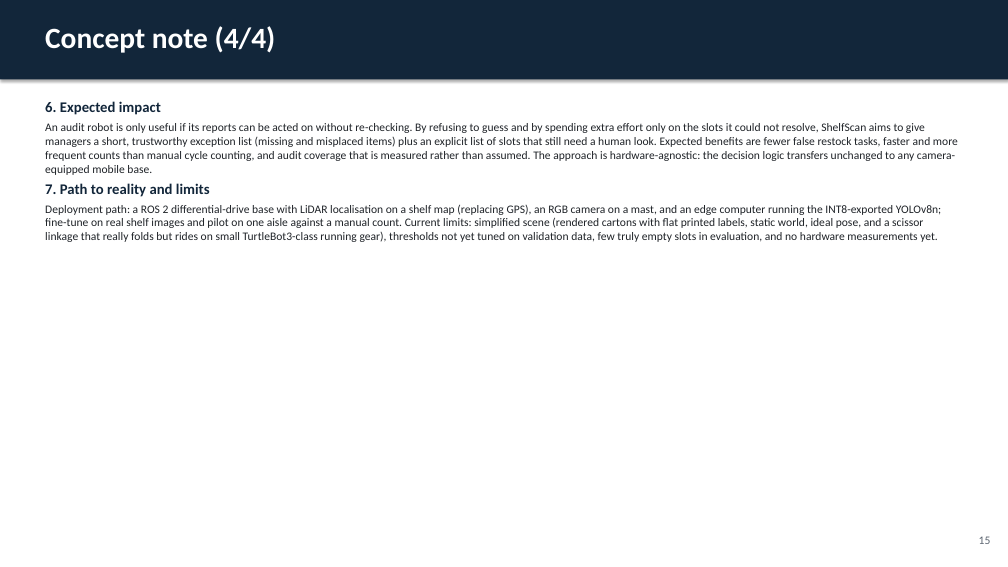
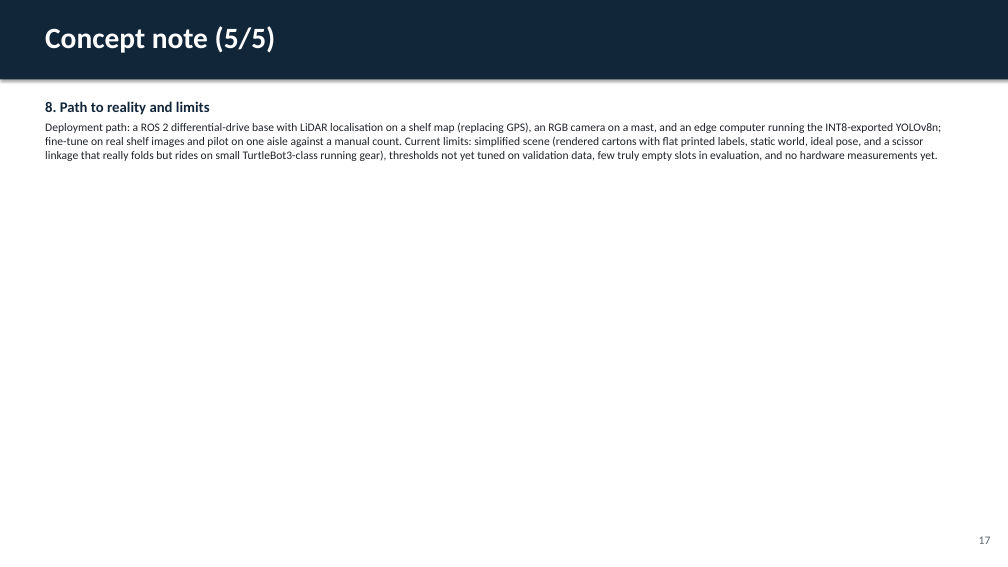
Before and after one commit to iffatirfana/shelfscan-amr, a slide deck: slide 17 of docs/ShelfScan_deck.pptx (slide 15 before the commit). Drawn at 1008x567 pixels with LibreOffice and Linux fonts; fonts in the diff are those of the drawing. Boxes give left, top, right and bottom in pixels: in the first picture for what was removed or moved away, otherwise in the second. Text is boxed around its words. In the diff, an @@ line names an element or a change of style, - is before the commit and + after.

```diff
--- a/docs/ShelfScan_deck.pptx
+++ b/docs/ShelfScan_deck.pptx
@@ text at (45, 26, 276, 53): text changed @@
-Concept note (4/4)
+Concept note (5/5)
@@ text at (45, 101, 210, 115): text changed; size 11 to 14 pt; text colour #1F2328 to #12263A; bold on @@
-6. Expected impact
-An audit robot is only useful if its reports can be acted on without re-checking. By refusing to guess and by spending extra effort only on the slots it could not resolve, ShelfScan aims to give managers a short, trustworthy exception list (missing and misplaced items) plus an explicit list of slots that still need a human look. Expected benefits are fewer false restock tasks, faster and more frequent counts than manual cycle counting, and audit coverage that is measured rather than assumed. The approach is hardware-agnostic: the decision logic transfers unchanged to any camera-equipped mobile base.
-7. Path to reality and limits
+8. Path to reality and limits
@@ text at (979, 536, 991, 544): text changed @@
-15
+17
```
Also in this commit, not shown: 5 other slides changed, 2 slides added, 27 other files.
